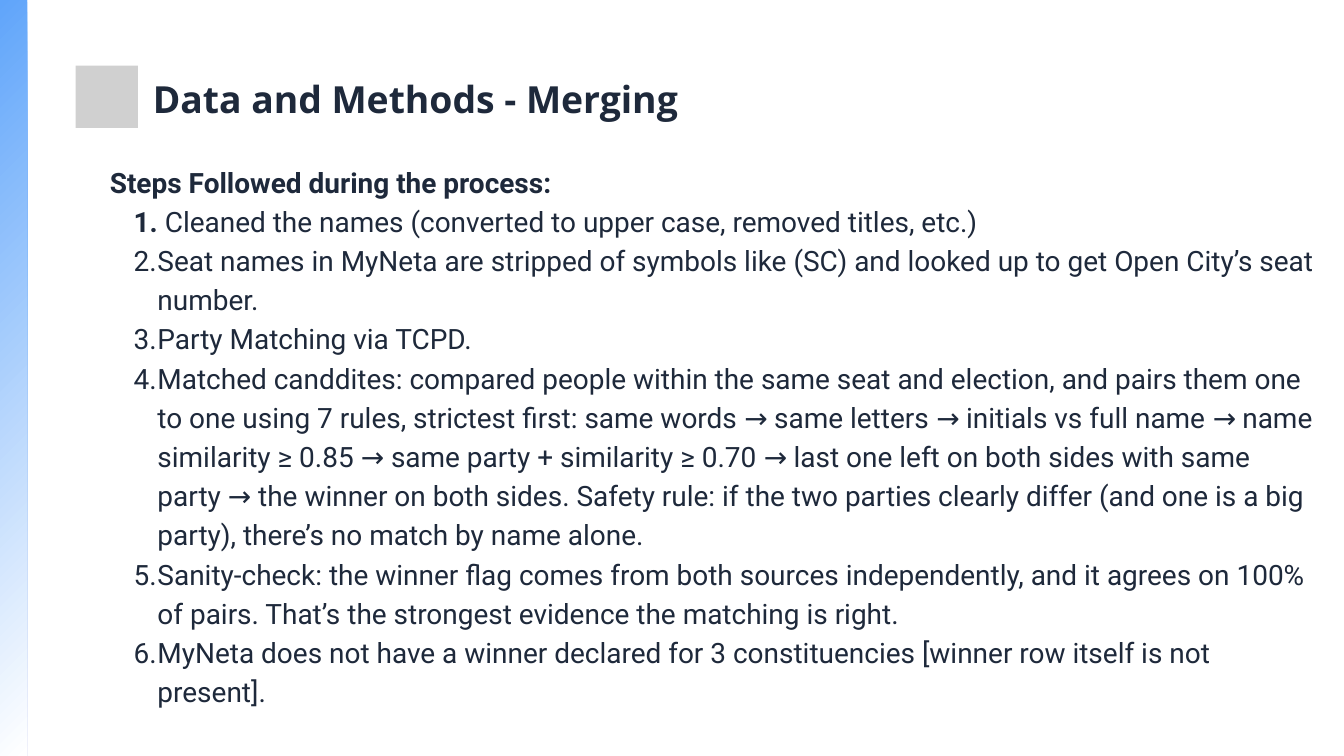
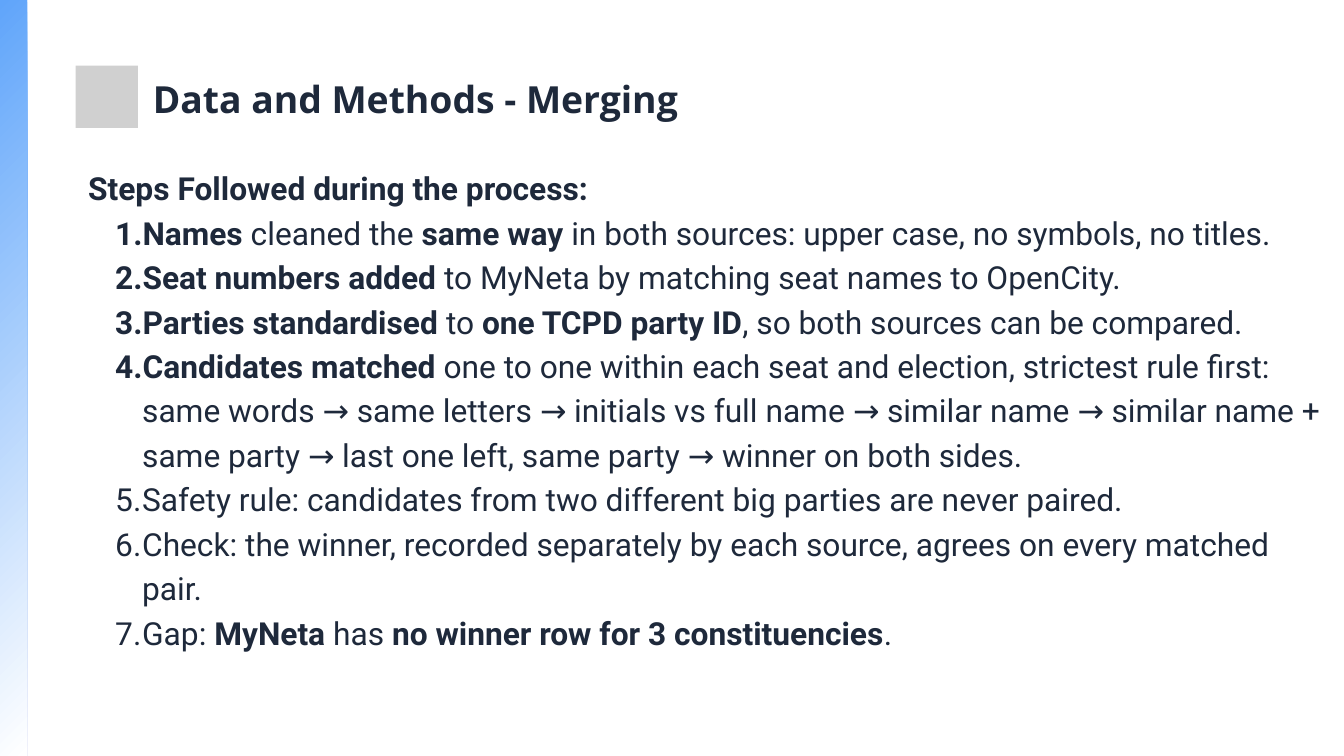
Before and after one commit to Bhupathi-Nithin-Agnihotri/DCV-Project, a slide deck: slide 12 of DCV-Project.pptx. Drawn at 1344x756 pixels with LibreOffice and Linux fonts; fonts in the diff are those of the drawing; grey boxes stand for pictures. Boxes give left, top, right and bottom in pixels: in the first picture for what was removed or moved away, otherwise in the second. Text is boxed around its words. In the diff, an @@ line names an element or a change of style, - is before the commit and + after.

Commit message:
minor changes in the ppt

```diff
--- a/DCV-Project.pptx
+++ b/DCV-Project.pptx
@@ text at (88, 176, 588, 207): size 30 to 34 pt in "Steps Followed during the process:"; line spacing 42pt to 47.6pt @@
@@ text "Steps Followed during the process:": place and size @@
-text "Steps Followed during the process:" at (110, 172, 1313, 708)
+text "Steps Followed during the process:" at (88, 176, 1294, 652)
@@ text at (115, 221, 1294, 652): text changed; size 30 to 34 pt @@
-  1. Cleaned the names (converted to upper case, removed titles, etc.)
-  2. Seat names in MyNeta are stripped of symbols like (SC) and looked up to get Open City’s seat number.
-  3. Party Matching via TCPD.
-  4. Matched canddites: compared people within the same seat and election, and pairs them one to one using 7 rules, strictest first: same words → same letters → initials vs full name → name similarity ≥ 0.85 → same party + similarity ≥ 0.70 → last one left on both sides with same party → the winner on both sides. Safety rule: if the two parties clearly differ (and one is a big party), there’s no match by name alone.
-  5. Sanity-check: the winner flag comes from both sources independently, and it agrees on 100% of pairs. That’s the strongest evidence the matching is right.
-  6. MyNeta does not have a winner declared for 3 constituencies [winner row itself is not present].
+  1. Names cleaned the same way in both sources: upper case, no symbols, no titles.
+  2. Seat numbers added to MyNeta by matching seat names to OpenCity.
+  3. Parties standardised to one TCPD party ID, so both sources can be compared.
+  4. Candidates matched one to one within each seat and election, strictest rule first: same words → same letters → initials vs full name → similar name → similar name + same party → last one left, same party → winner on both sides.
+  5. Safety rule: candidates from two different big parties are never paired.
+  6. Check: the winner, recorded separately by each source, agrees on every matched pair.
+  7. Gap: MyNeta has no winner row for 3 constituencies.
```
Also in this commit, not shown: 10 other slides changed, 1 other file.
